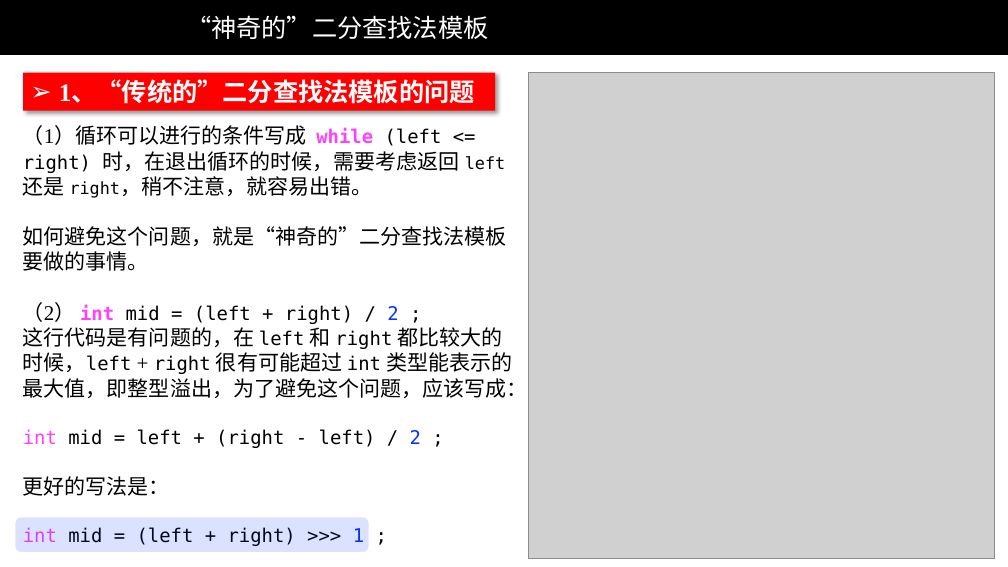
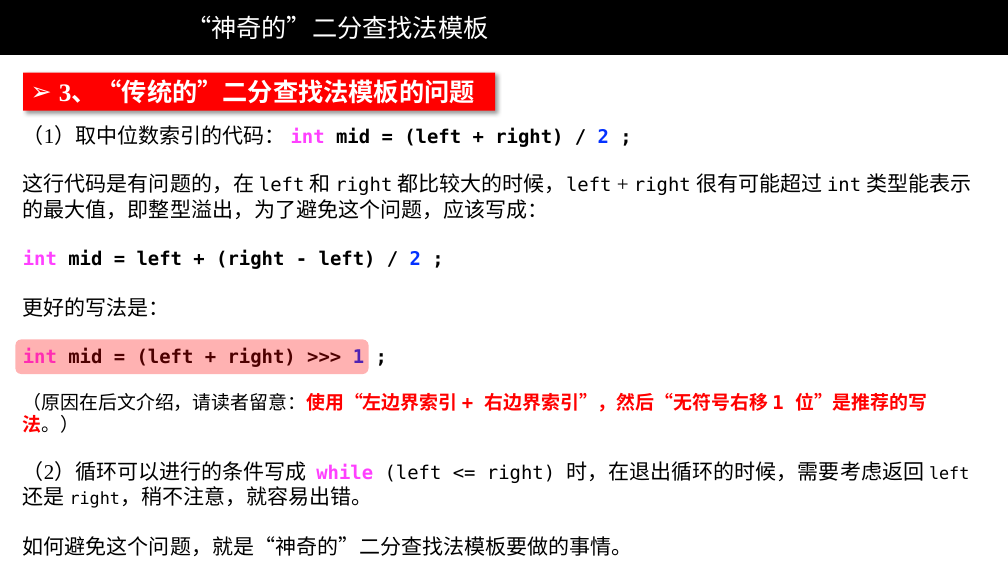
Before and after one commit to liweiwei1419/LeetCode-Solution-PPT, a slide deck: slide 4 of others/“神奇的”二分查找法模板-1（文字）.pptx (slide 1 before the commit). Drawn at 1008x567 pixels with LibreOffice and Linux fonts; fonts in the diff are those of the drawing; grey boxes stand for pictures; background and template pictures are left out. Boxes give left, top, right and bottom in pixels: in the first picture for what was removed or moved away, otherwise in the second. Text is boxed around its words. In the diff, an @@ line names an element or a change of style, - is before the commit and + after.

Commit message:
添加了神奇的二分查找法 PPT。

```diff
--- a/others/“神奇的”二分查找法模板-1（文字）.pptx
+++ b/others/“神奇的”二分查找法模板-1（文字）.pptx
@@ text in rectangle at [59, 81, 475, 104]: text changed @@
-➢ 1、“传统的”二分查找法模板的问题
+➢ 3、“传统的”二分查找法模板的问题
@@ picture removed at [529, 73, 995, 559] @@
@@ text at [23, 125, 609, 147]: text changed; size 20 to 18 pt; font Times New Roman to DejaVu Sans Mono; bold on @@
-（1）循环可以进行的条件写成 while (left <= right) 时，在退出循环的时候，需要考虑返回 left 还是 right，稍不注意，就容易出错。
-如何避免这个问题，就是“神奇的”二分查找法模板
-要做的事情。
-（2） int mid = (left + right) / 2 ;
+（1）取中位数索引的代码： int mid = (left + right) / 2 ;
@@ text at [23, 250, 421, 367]: bold on in "int mid = left + (right - ...", "int mid = (left + right) >>> ..." @@
@@ rounded rectangle: place and size @@
-rounded rectangle at [15, 517, 368, 552]
+rounded rectangle at [15, 340, 368, 374]
@@ rounded rectangle at [15, 340, 368, 374]: fill #0432FF at 14% opacity to #FF0000 at 30% opacity @@
@@ text at [23, 392, 969, 556]: paragraphs added @@
+（原因在后文介绍，请读者留意：使用“左边界索引 + 右边界索引”，然后“无符号右移 1 位”是推荐的写法。）
+（2）循环可以进行的条件写成 while (left <= right) 时，在退出循环的时候，需要考虑返回 left 还是 right，稍不注意，就容易出错。
+如何避免这个问题，就是“神奇的”二分查找法模板要做的事情。
```
Also in this commit, not shown: 8 other slides changed, 5 slides added, 1 other file.
